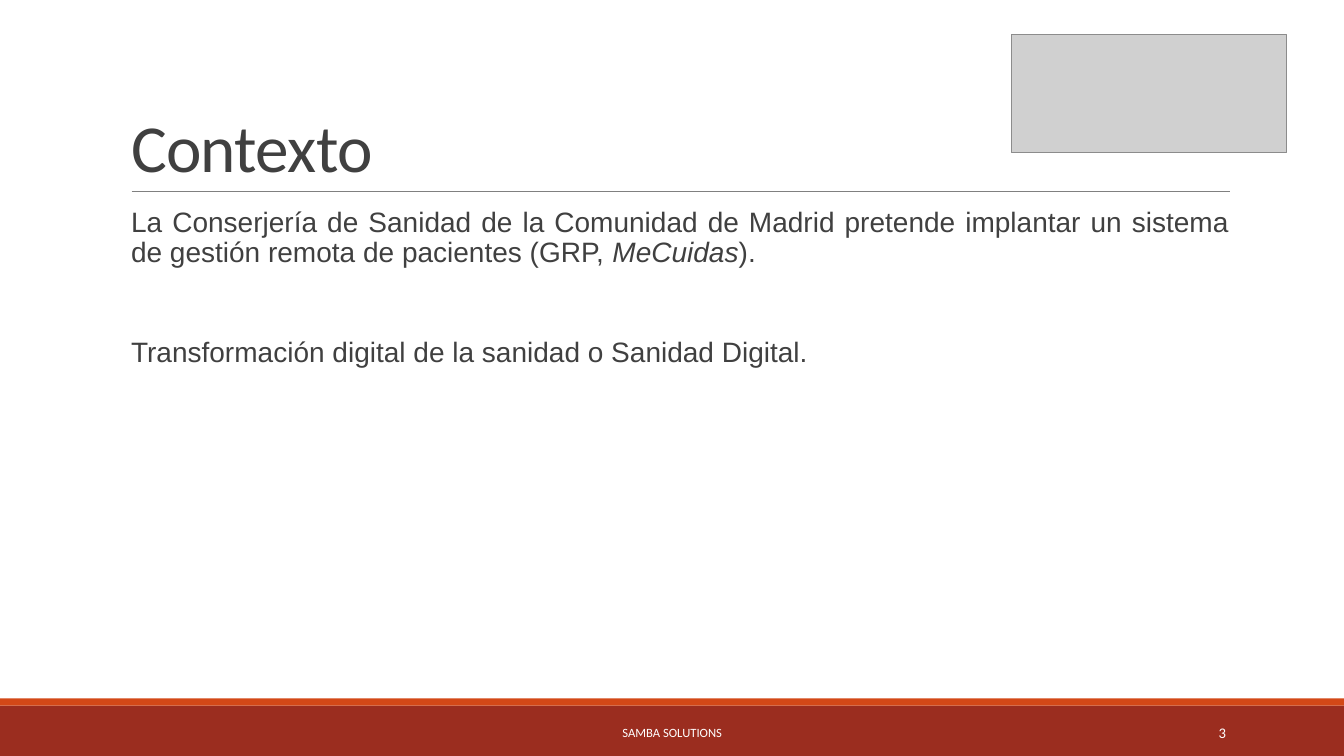
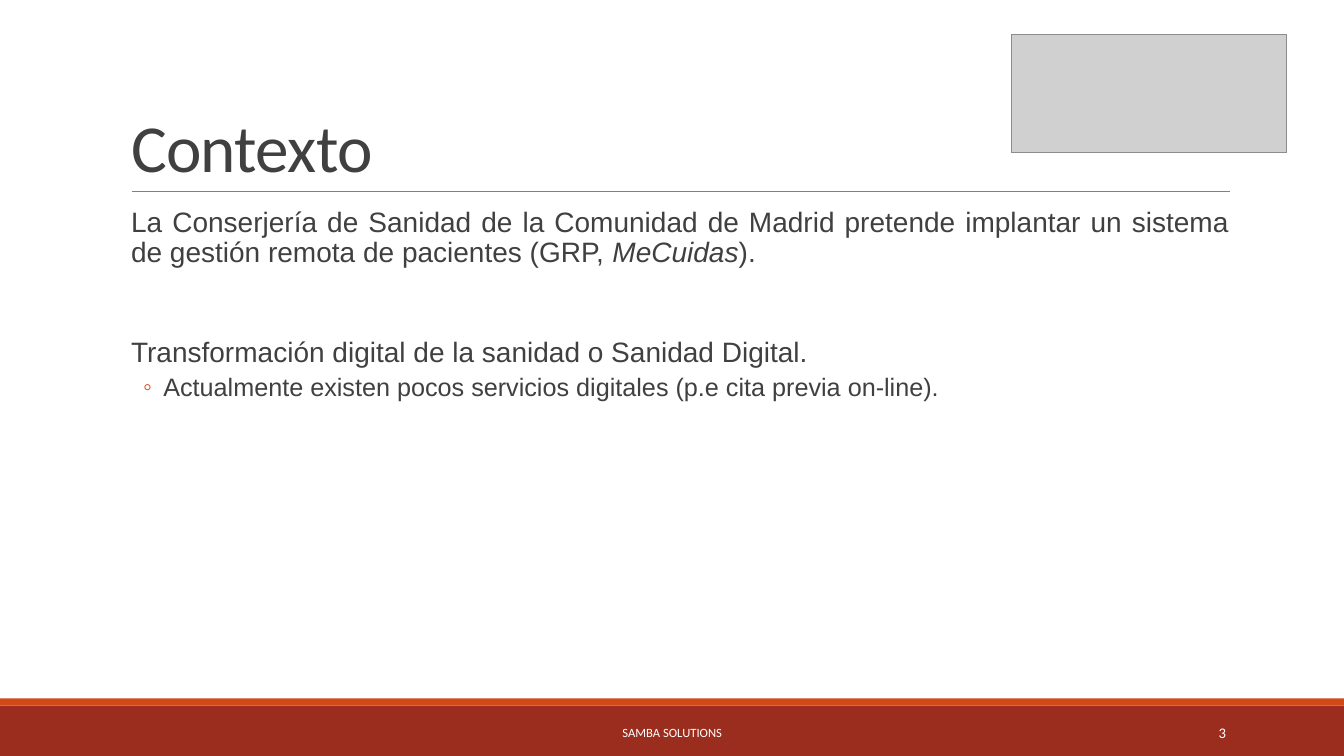
Before and after one commit to galledohm/Gestion_Proyectos, a slide deck: slide 3 of Documentos_generados/Integracion_Alcance/Entregable_1_Gestion.pptx. Drawn at 1344x756 pixels with LibreOffice and Linux fonts; fonts in the diff are those of the drawing; grey boxes stand for pictures. Boxes give left, top, right and bottom in pixels: in the first picture for what was removed or moved away, otherwise in the second. Text is boxed around its words. In the diff, an @@ line names an element or a change of style, - is before the commit and + after.

```diff
--- a/Documentos_generados/Integracion_Alcance/Entregable_1_Gestion.pptx
+++ b/Documentos_generados/Integracion_Alcance/Entregable_1_Gestion.pptx
@@ text at [163, 377, 939, 401]: paragraph added @@
+  ◦ Actualmente existen pocos servicios digitales (p.e cita previa on-line).
```
Also in this commit, not shown: 2 other slides changed, 1 slide added.
